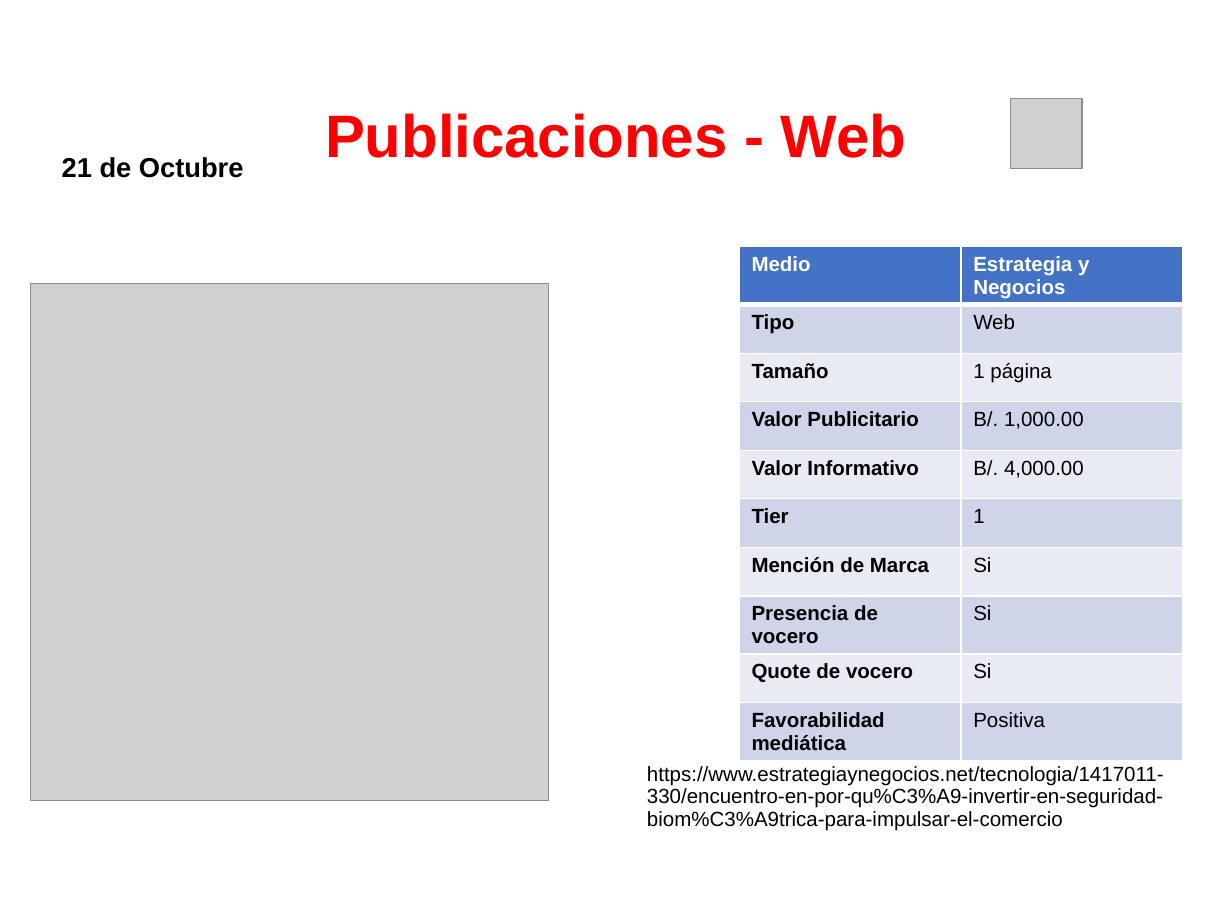
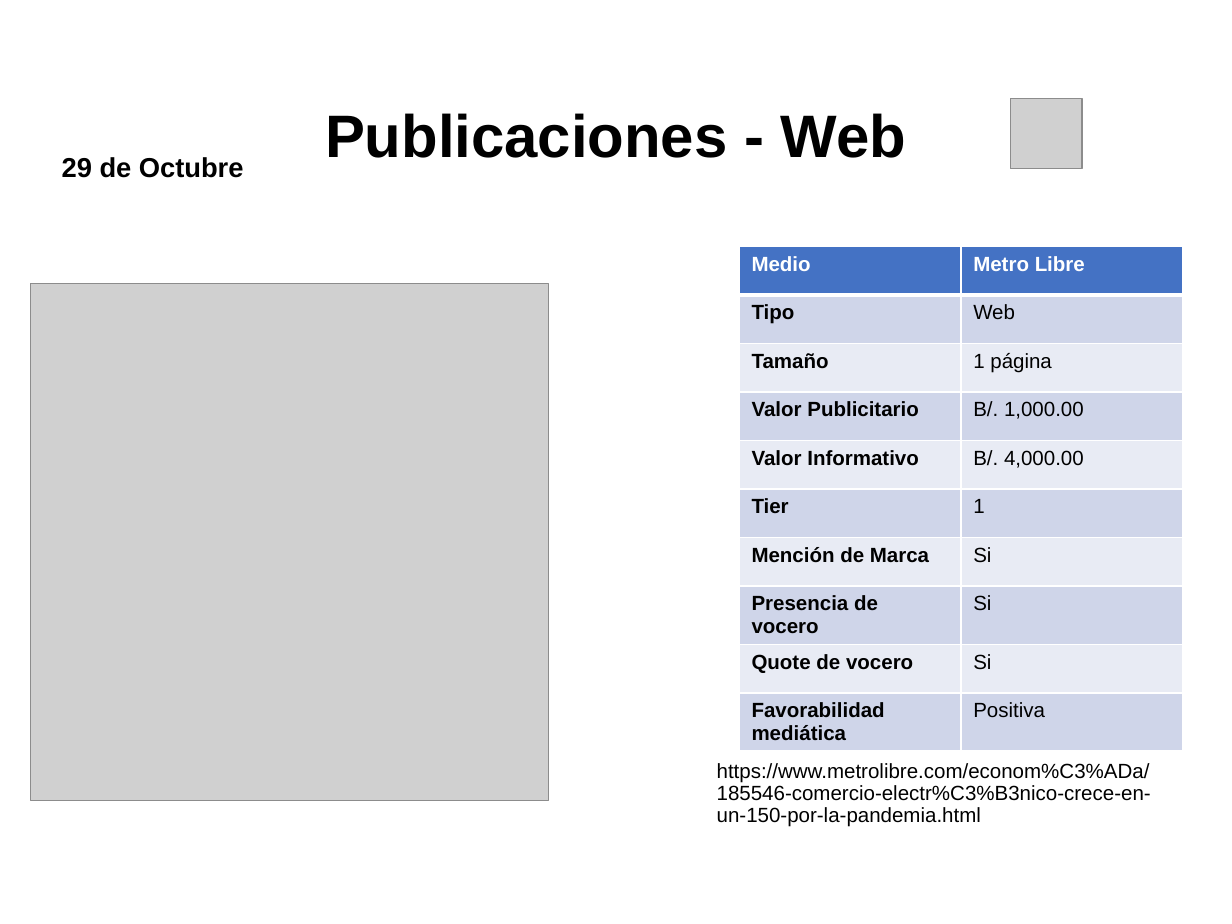
Before and after one commit to dgarci23/Report-Generator, a slide deck: slide 13 of Presentacion Terminada.pptx. Drawn at 1232x924 pixels with LibreOffice and Linux fonts; fonts in the diff are those of the drawing; grey boxes stand for pictures; background and template pictures are left out. Boxes give left, top, right and bottom in pixels: in the first picture for what was removed or moved away, otherwise in the second. Text is boxed around its words. In the diff, an @@ line names an element or a change of style, - is before the commit and + after.

```diff
--- a/Presentacion Terminada.pptx
+++ b/Presentacion Terminada.pptx
@@ title "Publicaciones - Web" at <box>325,113,906,158</box>: text colour #FF0000 to #000000 @@
@@ text at <box>62,157,244,178</box>: text changed @@
-21 de Octubre
+29 de Octubre
@@ table at <box>739,246,1183,745</box> @@
-row 1, column 2: Estrategia y Negocios
+row 1, column 2: Metro Libre
@@ text at <box>717,763,1151,827</box>: text changed @@
-https://www.estrategiaynegocios.net/tecnologia/1417011-330/encuentro-en-por-qu%C3%A9-invertir-en-seguridad-biom%C3%A9trica-para-impulsar-el-comercio
+https://www.metrolibre.com/econom%C3%ADa/185546-comercio-electr%C3%B3nico-crece-en-un-150-por-la-pandemia.html
```
Also in this commit, not shown: 21 other slides changed, 6 slides removed, 5 other files.
